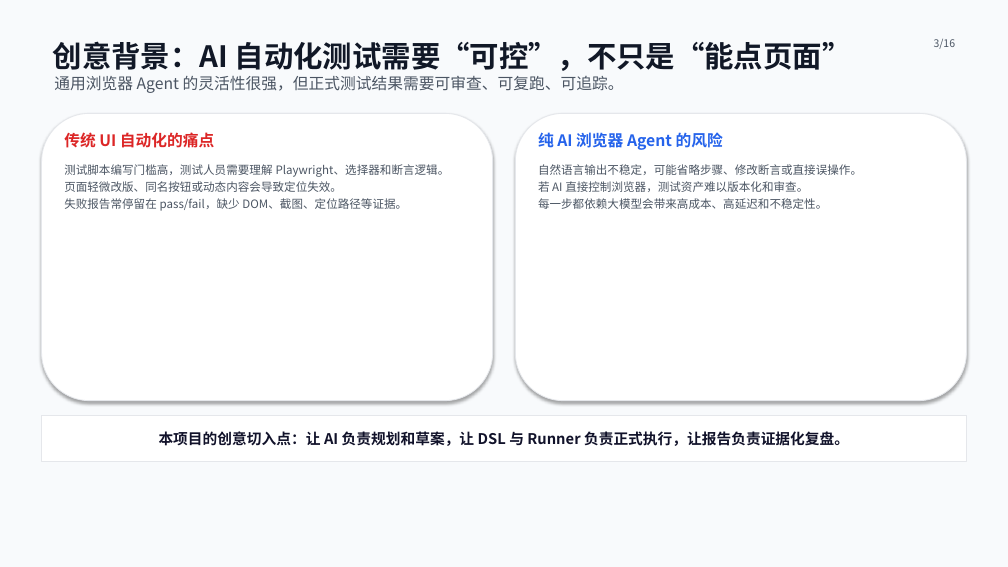
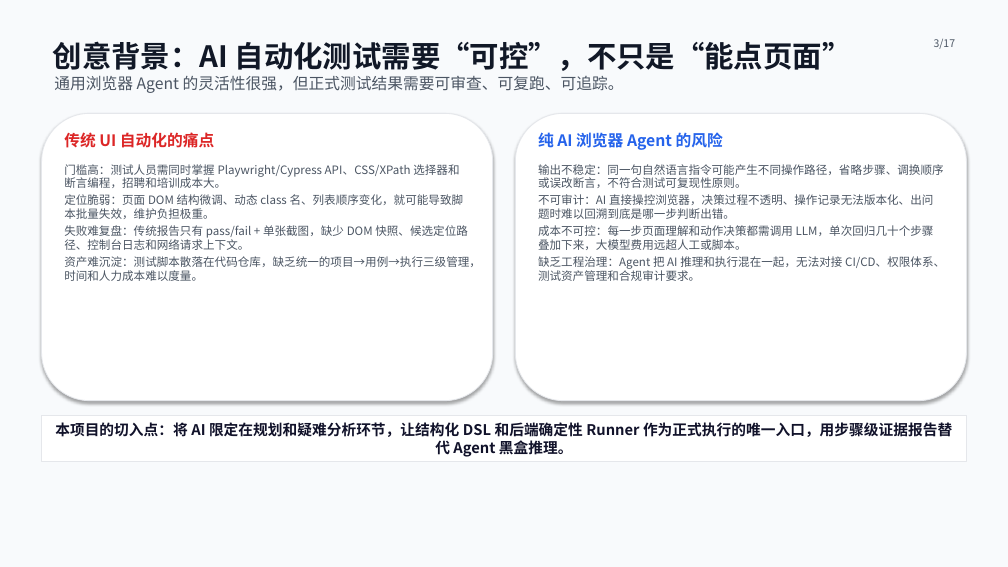
Before and after one commit to Asukadaisiki/AI_Web_Testing, a slide deck: slide 3 of decks/ai-web-testing-review/build/ai-web-testing-v4.pptx. Drawn at 1008x567 pixels with LibreOffice and Linux fonts; fonts in the diff are those of the drawing. Boxes give left, top, right and bottom in pixels: in the first picture for what was removed or moved away, otherwise in the second. Text is boxed around its words. In the diff, an @@ line names an element or a change of style, - is before the commit and + after.

```diff
--- a/decks/ai-web-testing-review/build/ai-web-testing-v4.pptx
+++ b/decks/ai-web-testing-review/build/ai-web-testing-v4.pptx
@@ text at (x1=934, y1=39, x2=956, y2=49): text changed @@
-3/16
+3/17
@@ text at (x1=64, y1=164, x2=481, y2=281): text changed @@
-测试脚本编写门槛高，测试人员需要理解 Playwright、选择器和断言逻辑。
-页面轻微改版、同名按钮或动态内容会导致定位失效。
-失败报告常停留在 pass/fail，缺少 DOM、截图、定位路径等证据。
+门槛高：测试人员需同时掌握 Playwright/Cypress API、CSS/XPath 选择器和断言编程，招聘和培训成本大。
+定位脆弱：页面 DOM 结构微调、动态 class 名、列表顺序变化，就可能导致脚本批量失效，维护负担极重。
+失败难复盘：传统报告只有 pass/fail + 单张截图，缺少 DOM 快照、候选定位路径、控制台日志和网络请求上下文。
+资产难沉淀：测试脚本散落在代码仓库，缺乏统一的项目→用例→执行三级管理，时间和人力成本难以度量。
@@ text at (x1=538, y1=164, x2=945, y2=281): text changed @@
-自然语言输出不稳定，可能省略步骤、修改断言或直接误操作。
-若 AI 直接控制浏览器，测试资产难以版本化和审查。
-每一步都依赖大模型会带来高成本、高延迟和不稳定性。
+输出不稳定：同一句自然语言指令可能产生不同操作路径，省略步骤、调换顺序或误改断言，不符合测试可复现性原则。
+不可审计：AI 直接操控浏览器，决策过程不透明、操作记录无法版本化、出问题时难以回溯到底是哪一步判断出错。
+成本不可控：每一步页面理解和动作决策都需调用 LLM，单次回归几十个步骤叠加下来，大模型费用远超人工或脚本。
+缺乏工程治理：Agent 把 AI 推理和执行混在一起，无法对接 CI/CD、权限体系、测试资产管理和合规审计要求。
@@ text in rectangle at (x1=55, y1=422, x2=952, y2=457): text changed @@
-本项目的创意切入点：让 AI 负责规划和草案，让 DSL 与 Runner 负责正式执行，让报告负责证据化复盘。
+本项目的切入点：将 AI 限定在规划和疑难分析环节，让结构化 DSL 和后端确定性 Runner 作为正式执行的唯一入口，用步骤级证据报告替代 Agent 黑盒推理。
```
Also in this commit, not shown: 15 other slides changed, 1 slide added, 2 other files.
